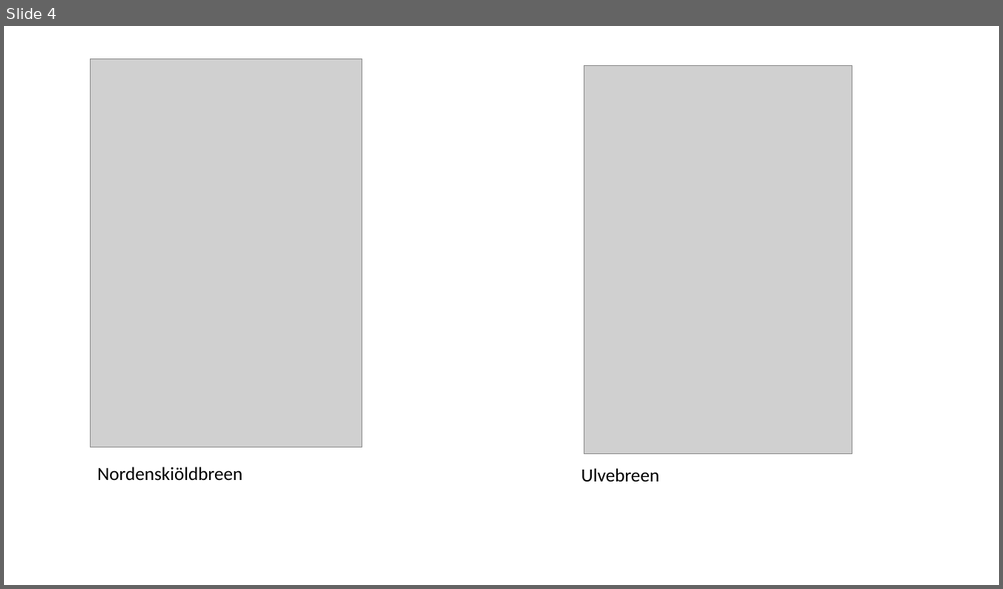
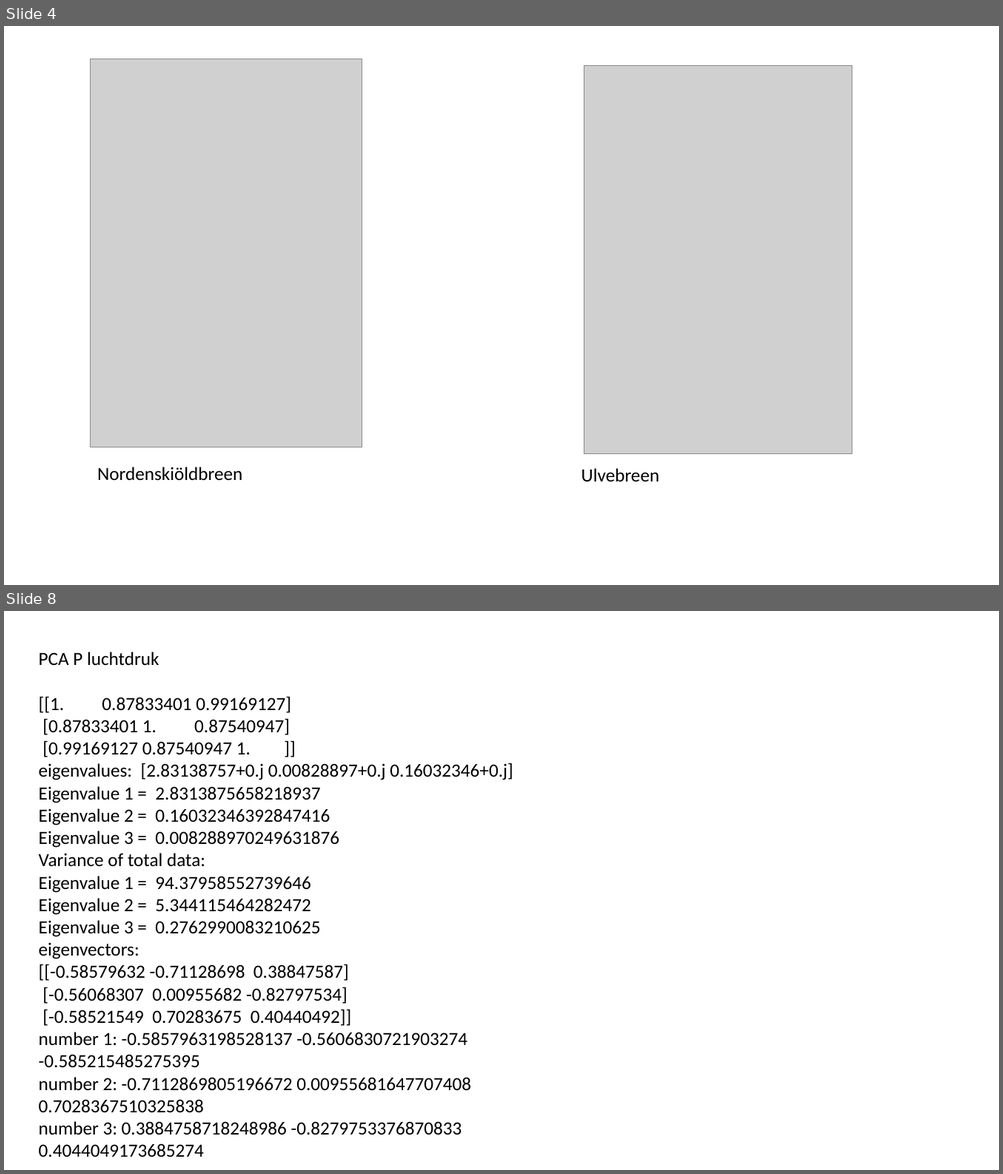
Before and after one commit to IsoldeGlissenaar/MAIO_project, a slide deck: presentatie/plaatjes.pptx. Shown one above the other, each under a label of ours: slide 4 before the commit, slides 4 and 8 after it; the slides between them are not shown. The pictures are 1003x589 and 1003x1174 pixels, drawn with LibreOffice and Linux fonts; fonts in the diff are those of the drawing; grey boxes stand for pictures. Boxes give left, top, right and bottom in pixels: in the first picture for what was removed or moved away, otherwise in the second. Text is boxed around its words. In the diff, an @@ line names an element or a change of style, - is before the commit and + after.

```diff
--- a/presentatie/plaatjes.pptx
+++ b/presentatie/plaatjes.pptx
@@ slide 8 added at (x1=4, y1=611, x2=999, y2=1170), background #FFFFFF @@
@@ text added at (x1=39, y1=652, x2=513, y2=1158), 18 pt, text #000000 @@
+PCA P luchtdruk
+[[1. 0.87833401 0.99169127]
+[0.87833401 1. 0.87540947]
+[0.99169127 0.87540947 1. ]]
+eigenvalues: [2.83138757+0.j 0.00828897+0.j 0.16032346+0.j]
+Eigenvalue 1 = 2.8313875658218937
+Eigenvalue 2 = 0.16032346392847416
+Eigenvalue 3 = 0.008288970249631876
+Variance of total data:
+Eigenvalue 1 = 94.37958552739646
+Eigenvalue 2 = 5.344115464282472
+Eigenvalue 3 = 0.2762990083210625
+eigenvectors:
+[[-0.58579632 -0.71128698 0.38847587]
+[-0.56068307 0.00955682 -0.82797534]
+[-0.58521549 0.70283675 0.40440492]]
+number 1: -0.5857963198528137 -0.5606830721903274 -0.585215485275395
+number 2: -0.7112869805196672 0.00955681647707408 0.7028367510325838
+number 3: 0.3884758718248986 -0.8279753376870833 0.4044049173685274
```
Also in this commit, not shown: 3 other slides added, 13 other files.
